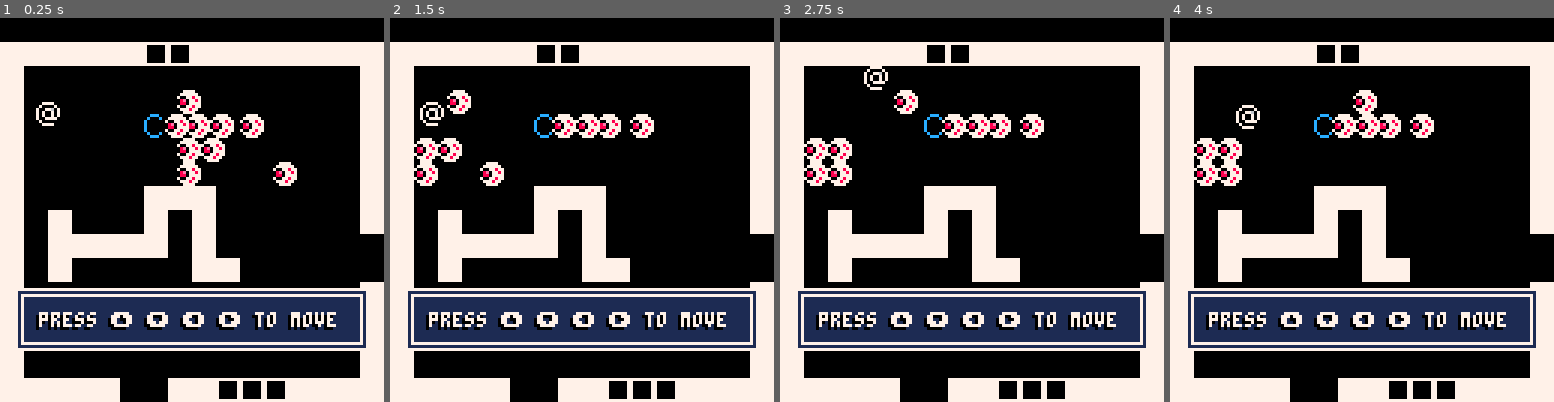
Above: before the commit, frames 1-4 (left to right).
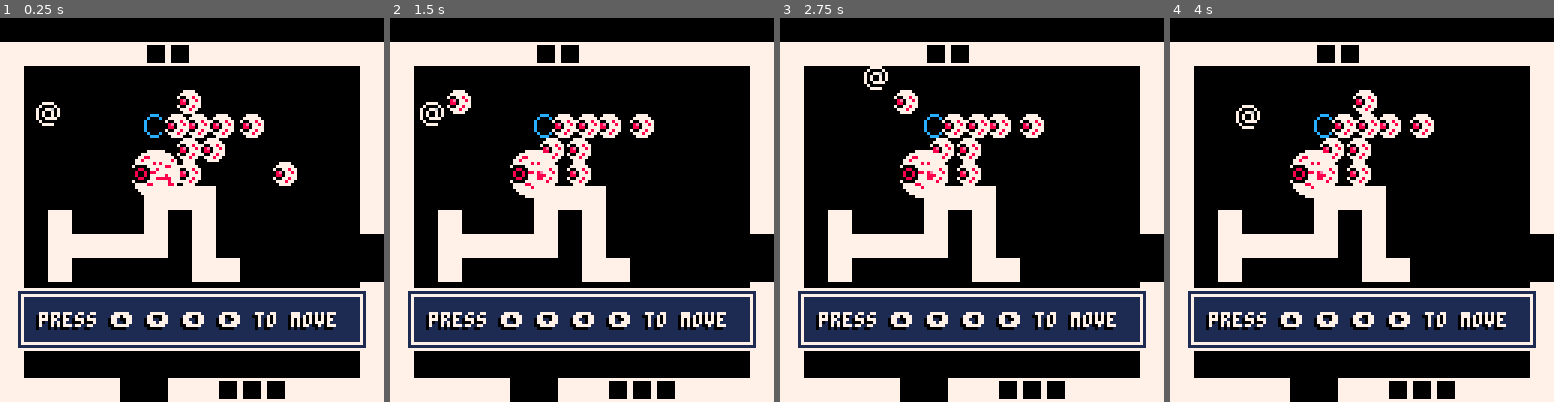
Above: after the commit, the same moments.

Repository: AlexanderClay/pico8-Projects
Game: PICO-8 cartridge hero.p8
Two runs of this game, one before a commit and one after it. Both use one fixed random seed, a clock stepped at 60 frames per second and the inputs below.
Inputs:
- Up to frame 1 (0.25 s): no input
- Up to frame 2 (1.5 s): tap X (X key) at 0.33, 1.07 s
- Up to frame 3 (2.75 s): hold Right 1.6-2.1 s; tap X (X key) at 1.85 s; hold Up 2.15-2.42 s; hold Right from 2.47 s (still down)
- Up to frame 4 (4 s): tap X (X key) at 2.97 s; release Right at 3.03 s; hold Left 3.08-3.58 s; hold Down 3.63-3.97 s

The runs differ from the first frame. In frame 1, 0.9% of the frame differs, in the area x 34-47%, y 34-47%; in frame 2, 2.8%, in the area x 6-53%, y 31-47%; in frame 3, 2.8%; in frame 4, 2.8%.

Commit message:
chase monster

Diff:
--- a/hero.p8
+++ b/hero.p8
@@ -327,7 +327,7 @@
   local sx = (a.x * 8-mapx*128) - 4
   local sy = (a.y * 8-mapy*128) - 4
   if(a.layer == 2) then
-  	sspr(8, 0, 8, 8,sx, sy, 8, 8)
+  	sspr(a.sprx, a.spry, a.sprw, a.sprh,sx, sy, a.sprw, a.sprh)
   else
    spr(a.spr + a.frame, sx, sy)
   end
@@ -451,9 +451,22 @@
  tut.uh = 3
  add(use_actors, tut)
 
+ chas = make_actor(6,6)
+ chas.active=true
+ chas.spry = 32
+ chas.sprx = 0
+ chas.sprw = 16
+ chas.sprh = 16
+ chas.layer = 2
+ chas.cool = 5
+ add(solid_actors, chas)
+
  pl = make_actor(2,4)
  pl.active=true
- pl.spr = 1
+ pl.spry = 0
+ pl.sprx = 8
+ pl.sprw = 8
+ pl.sprh = 8
  pl.layer = 2
  pl.g = gun1 --weapon selection
  pl.cool = 5
Not shown, changed: 24 lines of the sprite sheet (__gfx__) section of hero.p8
Not shown, changed: the sound effects (__sfx__) section of hero.p8
